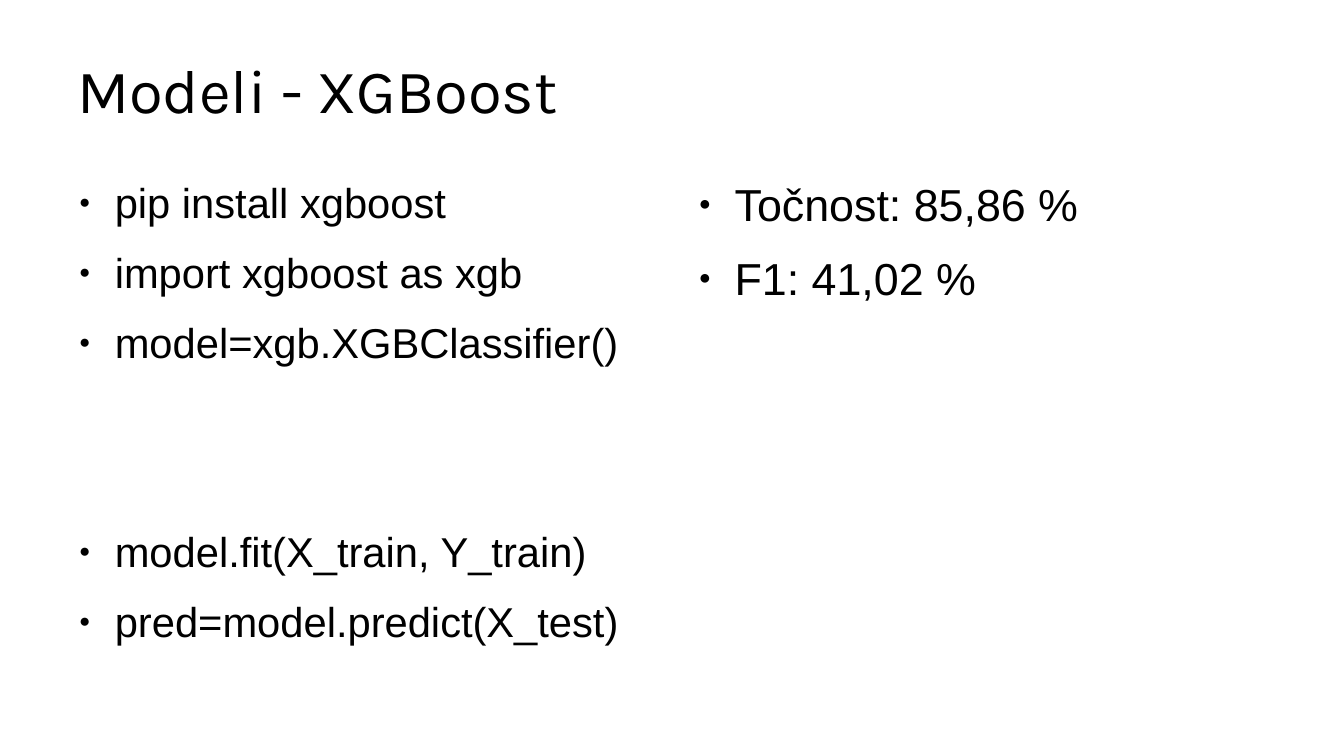
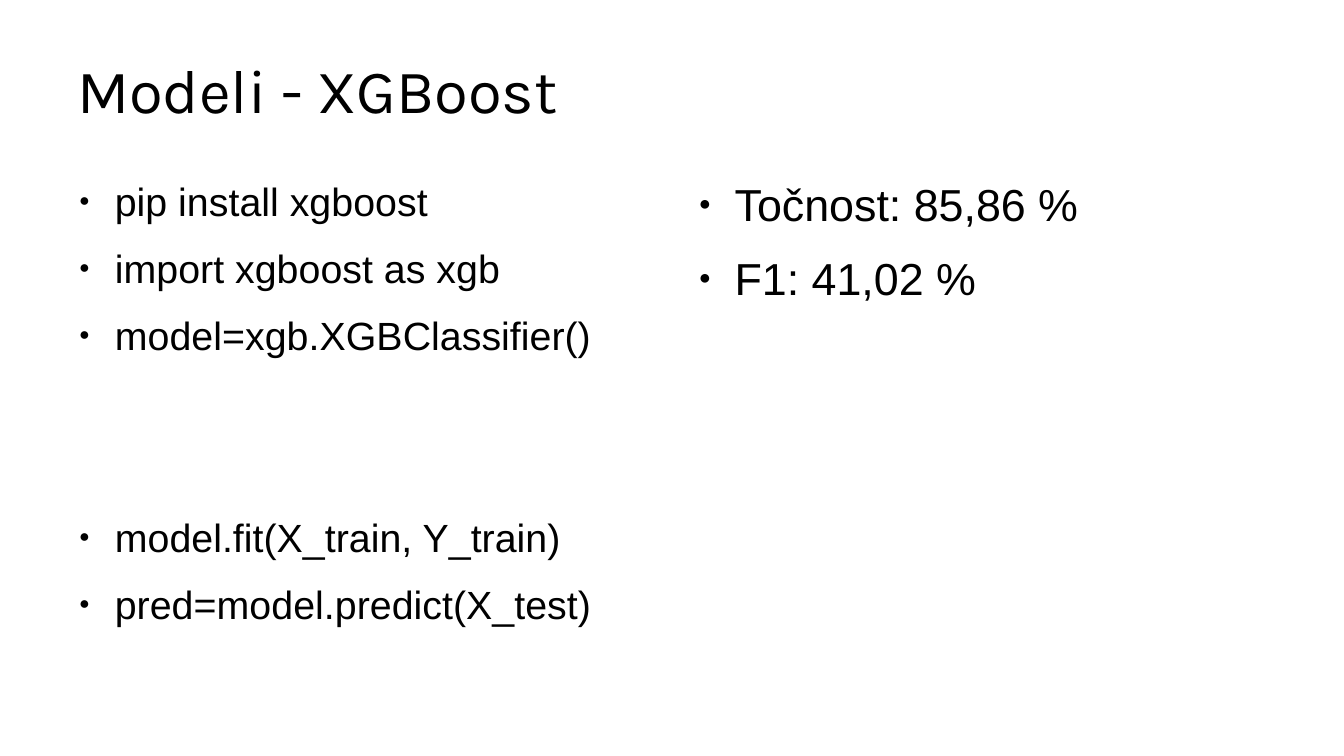
Before and after one commit to Sentimentalci/opjprojekt, a slide deck: slide 7 of SENTIMENTalci.pptx. Drawn at 1344x756 pixels with LibreOffice and Linux fonts; fonts in the diff are those of the drawing. Boxes give left, top, right and bottom in pixels: in the first picture for what was removed or moved away, otherwise in the second. Text is boxed around its words. In the diff, an @@ line names an element or a change of style, - is before the commit and + after.

Commit message:
dodani rezultati modela u prezentaciju

```diff
--- a/SENTIMENTalci.pptx
+++ b/SENTIMENTalci.pptx
@@ text "pip install xgboost" at box(115, 187, 591, 627): size 29.8 to 28.2 pt @@
```
Also in this commit, not shown: 2 slides added, 1 slide removed, 1 other file.
